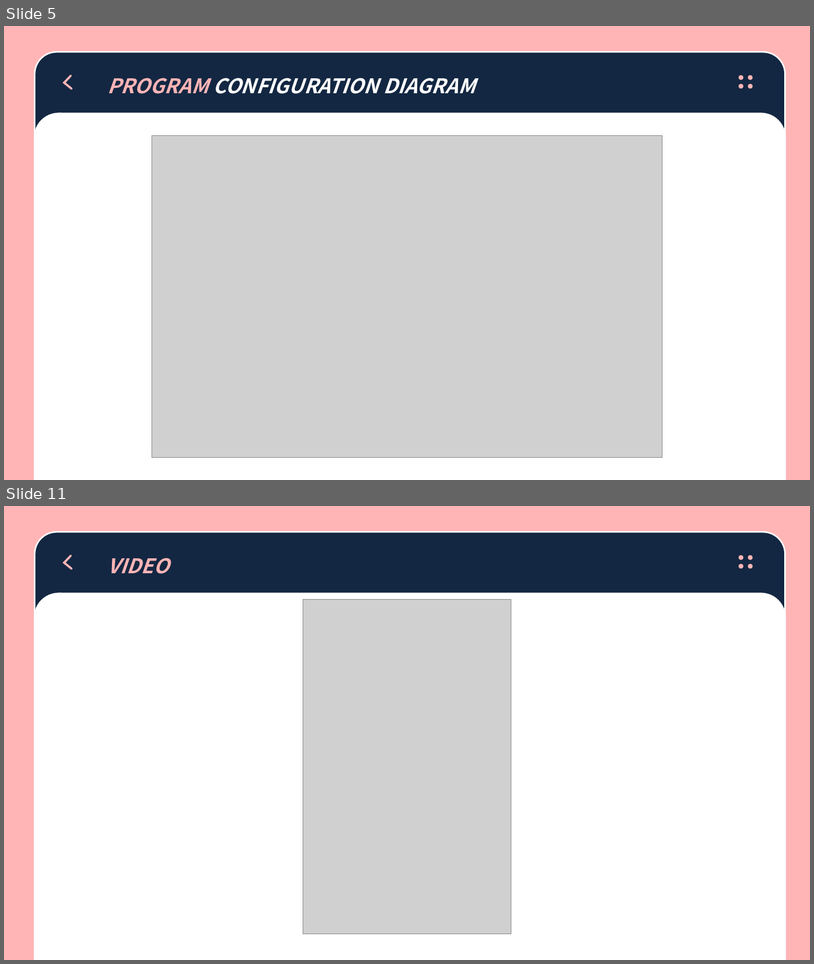
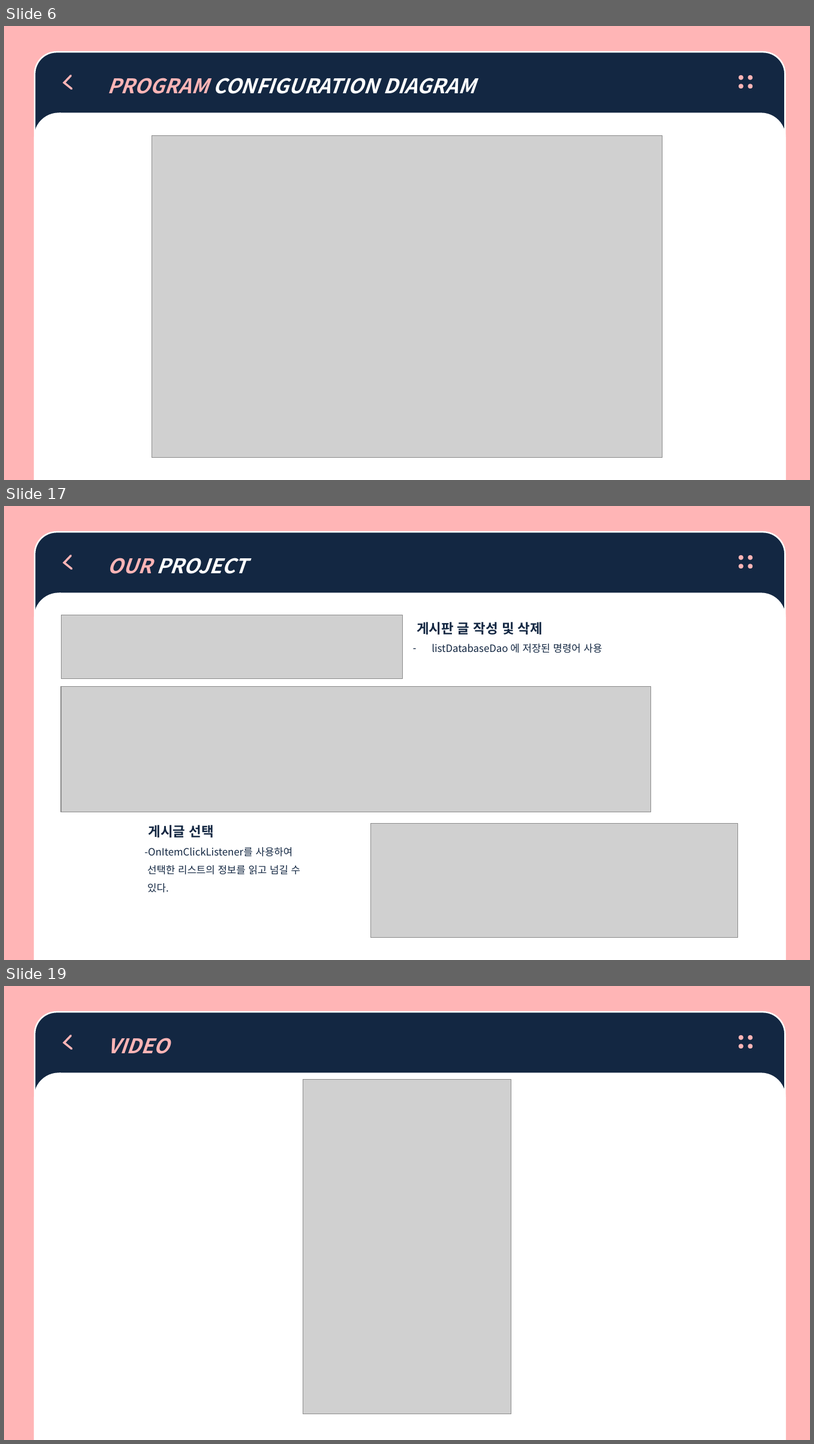
Before and after one commit to sunhyung2007/graduation_project, a slide deck: 뚜닥뚜닥_전프발표.pptx. Shown one above the other, each under a label of ours: slides 5 and 11 before the commit, slides 6, 17 and 19 after it; the slides between them are not shown. The pictures are 814x964 and 814x1444 pixels, drawn with LibreOffice and Linux fonts; fonts in the diff are those of the drawing; grey boxes stand for pictures. Boxes give left, top, right and bottom in pixels: in the first picture for what was removed or moved away, otherwise in the second. Text is boxed around its words. In the diff, an @@ line names an element or a change of style, - is before the commit and + after.

```diff
--- a/뚜닥뚜닥_전프발표.pptx
+++ b/뚜닥뚜닥_전프발표.pptx
@@ slide 17 added at [4, 506, 810, 960], background #FFB5B6 @@
@@ group added at [35, 532, 786, 960]: 4 ellipses, 2 round same rects, 1 freeform shape @@
+    OUR PROJECT
@@ picture added at [62, 615, 402, 679] @@
@@ text added at [417, 622, 603, 653], 12 pt, text #132742 @@
+게시판 글 작성 및 삭제
+– listDatabaseDao 에 저장된 명령어 사용
@@ picture added at [61, 686, 651, 812] @@
@@ text added at [144, 825, 300, 892], 12 pt, text #132742 @@
+게시글 선택
+-OnItemClickListener를 사용하여
+선택한 리스트의 정보를 읽고 넘길 수
+있다.
@@ picture added at [371, 823, 738, 937] @@
@@ what was slide 5 is now slide 6 @@
@@ what was slide 11 is now slide 19 @@
```
Also in this commit, not shown: 6 slides changed, 8 other slides added.
